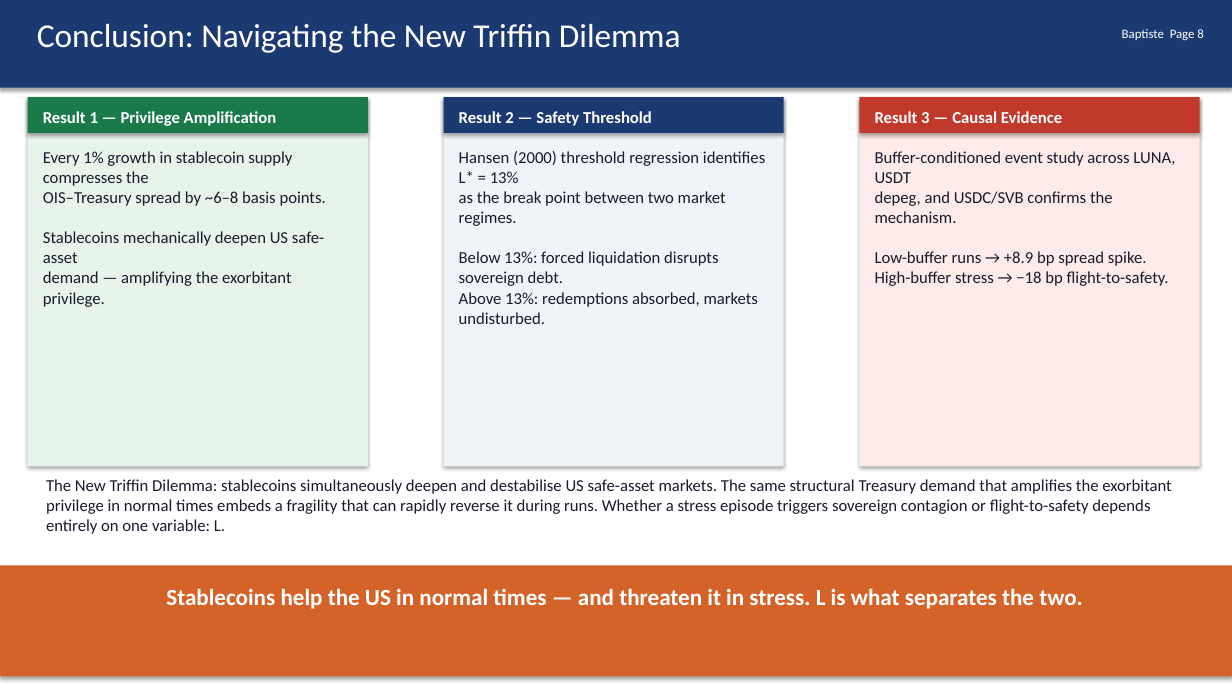
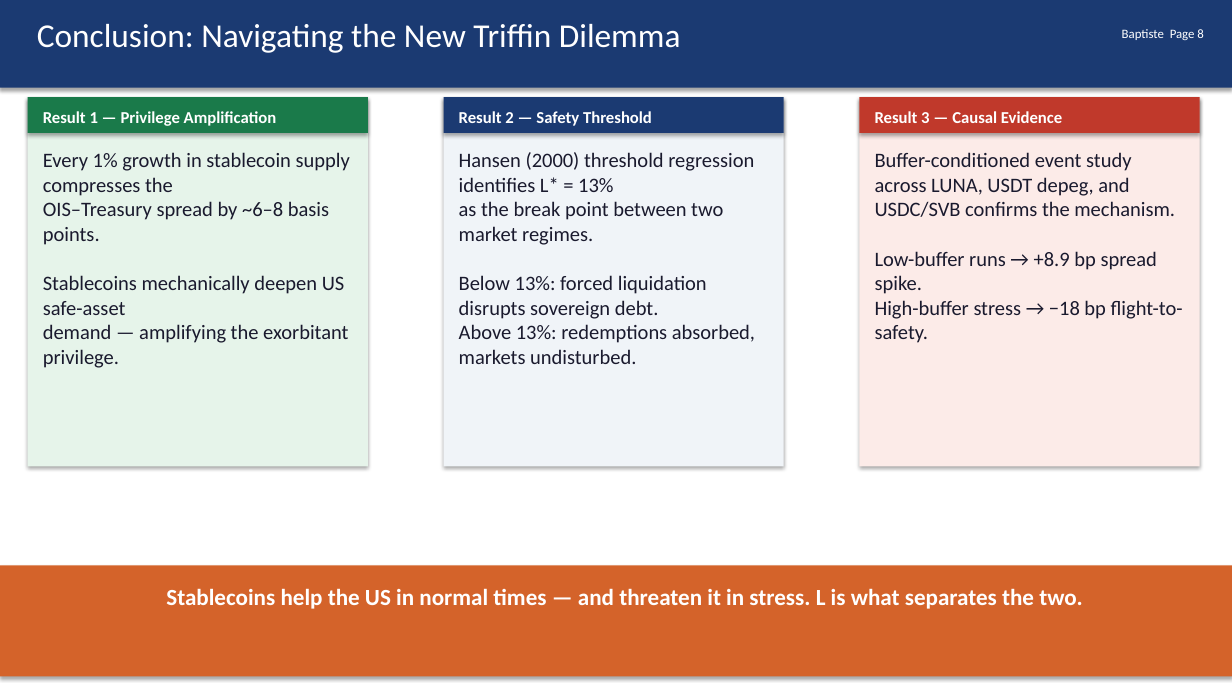
Before and after one commit to kimmireu0921/Stablecoins-and-the-Exorbitant-Privilege, a slide deck: slide 8 of presentations/0519_Stablecoin_Exorbitant_Privilege.pptx. Drawn at 1232x693 pixels with LibreOffice and Linux fonts; fonts in the diff are those of the drawing. Boxes give left, top, right and bottom in pixels: in the first picture for what was removed or moved away, otherwise in the second. Text is boxed around its words. In the diff, an @@ line names an element or a change of style, - is before the commit and + after.

```diff
--- a/presentations/0519_Stablecoin_Exorbitant_Privilege.pptx
+++ b/presentations/0519_Stablecoin_Exorbitant_Privilege.pptx
@@ size 13 to 16 pt in 3 elements at (459, 152, 755, 364), (875, 152, 1183, 343), (43, 152, 350, 368) @@
@@ text removed at (46, 479, 1171, 534) @@
-The New Triffin Dilemma: stablecoins simultaneously deepen and destabilise US safe-asset markets. The same structural Treasury demand that amplifies the exorbitant privilege in normal times embeds a fragility that can rapidly reverse it during runs. Whether a stress episode triggers sovereign contagion or flight-to-safety depends entirely on one variable: L.
```
Also in this commit, not shown: 8 other slides changed, 2 other files.
